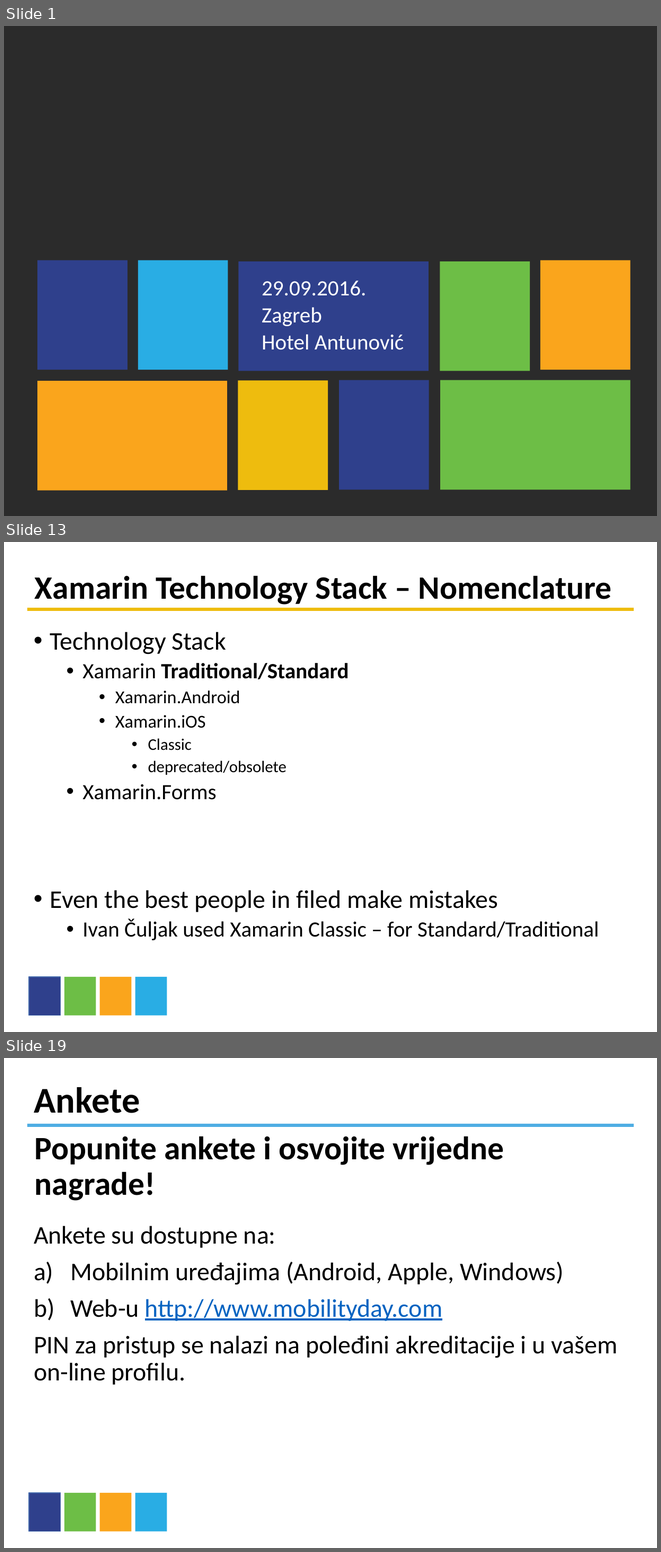
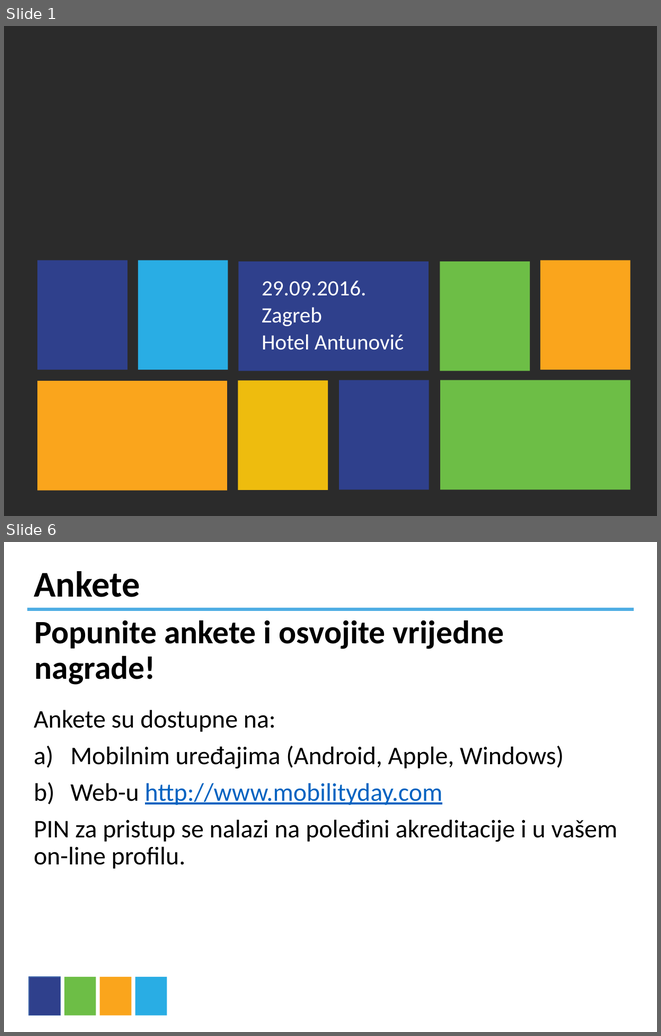
Before and after one commit to moljac/-HolisticWare.Talks.MobilityDay.2016, a slide deck: talk/MD2016-Template_prezentacija-FINAL.PPTX. Shown one above the other, each under a label of ours: slides 1, 13 and 19 before the commit, slides 1 and 6 after it; the slides between them are not shown. The pictures are 661x1552 and 661x1036 pixels, drawn with LibreOffice and Linux fonts; fonts in the diff are those of the drawing; background and template pictures are left out; a plain dark background stands for a picture behind light text. Boxes give left, top, right and bottom in pixels: in the first picture for what was removed or moved away, otherwise in the second. Text is boxed around its words. In the diff, an @@ line names an element or a change of style, - is before the commit and + after.

```diff
--- a/talk/MD2016-Template_prezentacija-FINAL.PPTX
+++ b/talk/MD2016-Template_prezentacija-FINAL.PPTX
@@ slide 13 removed at <box>4,542,657,1032</box>, background #FFFFFF; not listed: 4 template elements that a slide beside it also shows @@
@@ title removed at <box>35,575,612,605</box> @@
-Xamarin Technology Stack – Nomenclature
@@ rectangle removed at <box>27,607,634,610</box> @@
@@ text removed at <box>50,632,599,940</box> @@
-• Technology Stack
-  • Xamarin Traditional/Standard
-    • Xamarin.Android
-    • Xamarin.iOS
-      • Classic
-      • deprecated/obsolete
-  • Xamarin.Forms
-• Even the best people in filed make mistakes
-  • Ivan Čuljak used Xamarin Classic – for Standard/Traditional
@@ what was slide 19 is now slide 6 @@
```
Also in this commit, not shown: 1 slide changed, 3 slides added, 15 other slides removed.
